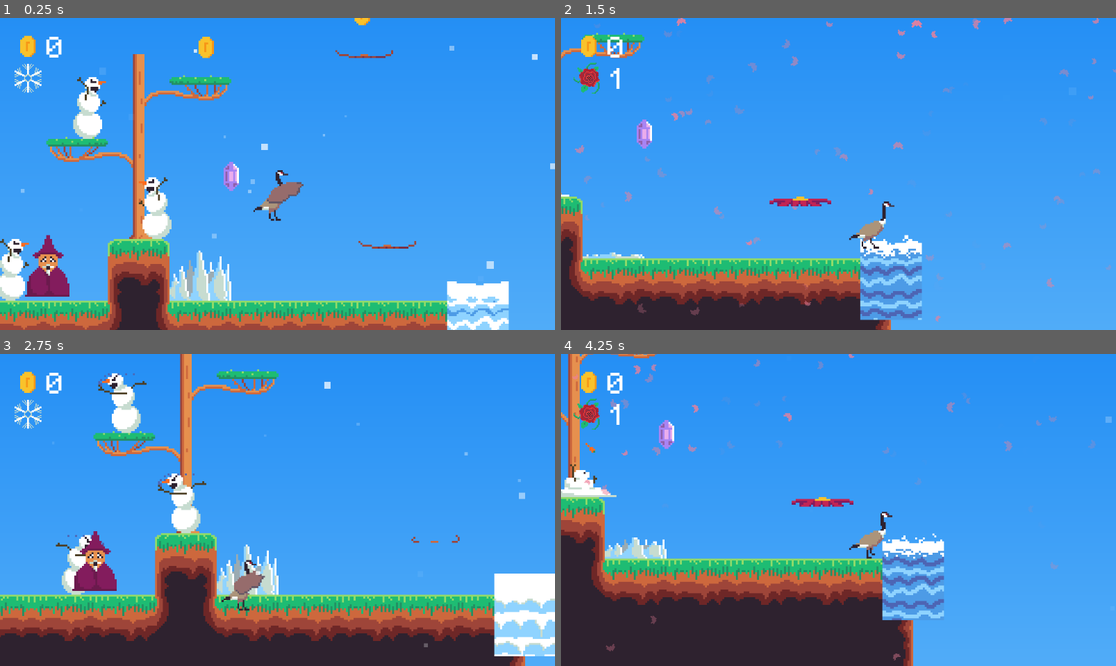
Above: before the commit, frames 1-4 (two rows, left to right).
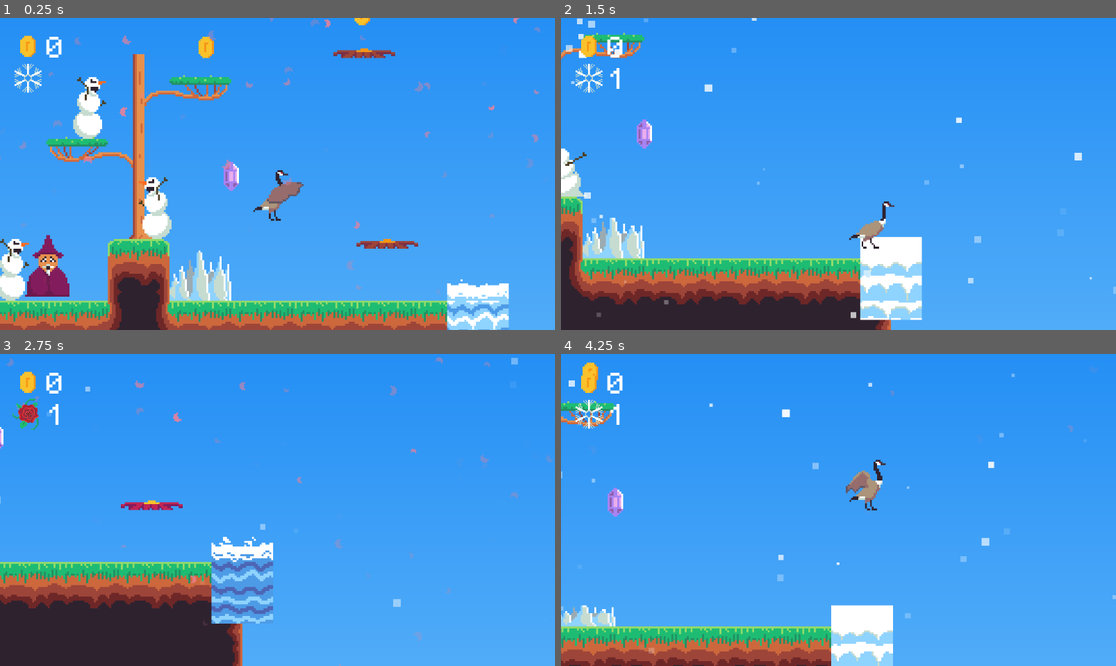
Above: after the commit, the same moments.

Repository: jbroberg42/Spring_Jam_2026
Game: Godot game, scene res://scenes/game.tscn
Same seed, same stepped clock (60 frames per second), same inputs: the game is played once before the commit and once after it.
Inputs:
- Up to frame 1 (0.25 s): no input
- Up to frame 2 (1.5 s): hold D (move_right) from 0.53 s (still down); tap E (switch) at 0.6, 1.35 s; tap Space (jump) at 0.77 s
- Up to frame 3 (2.75 s): tap Space (jump) at 1.52 s; release D (move_right) at 2.03 s; hold A (move_left) from 2.03 s (still down); tap E (switch) at 2.1 s
- Up to frame 4 (4.25 s): release A (move_left) at 2.78 s; hold D (move_right) from 2.78 s (still down); tap E (switch) at 2.85, 3.6 s; tap Space (jump) at 3.02, 3.77 s

The runs differ from the first frame. In frame 1, 2.1% of the frame differs, in the area x 0-100%, y 0-100%; in frame 2, 6.0%; in frame 3, 31%; in frame 4, 29%.
Error after the commit: Invalid access to property or key 'spring' on a base object of type 'null instance'. (res://scripts/game_state.gd:5)

Commit message:
main menu stuff, trying to start in spring

Diff:
--- a/scenes/main menu.tscn
+++ b/scenes/levels/main_menu.tscn
@@ -91,28 +91,30 @@
 "speed": 5.0
 }]
 
-[node name="Sky" type="Sprite2D" unique_id=1169360015]
+[node name="main_menu" type="Node" unique_id=859340806]
+
+[node name="Sky" type="Sprite2D" parent="." unique_id=1169360015]
 texture = SubResource("GradientTexture2D_v26od")
 
-[node name="Sprite2D" type="Sprite2D" parent="." unique_id=971608616]
+[node name="Sprite2D" type="Sprite2D" parent="Sky" unique_id=971608616]
 z_index = 1
 position = Vector2(0, -2)
 scale = Vector2(3.65625, 3.65625)
 texture = ExtResource("1_xsilq")
 
-[node name="Sprite2D2" type="Sprite2D" parent="." unique_id=2111618627]
+[node name="Sprite2D2" type="Sprite2D" parent="Sky" unique_id=2111618627]
 position = Vector2(0, 109)
 scale = Vector2(4.1875, 4.1874995)
 texture = ExtResource("2_12vek")
 
-[node name="Snow" type="GPUParticles2D" parent="Sprite2D2" unique_id=1686797525]
+[node name="Snow" type="GPUParticles2D" parent="Sky/Sprite2D2" unique_id=1686797525]
 position = Vector2(117.73134, -90.26867)
 amount = 100
 lifetime = 10.0
 preprocess = 30.0
 process_material = SubResource("ParticleProcessMaterial_vsw8r")
 
-[node name="Petals" type="GPUParticles2D" parent="Sprite2D2" unique_id=616777844]
+[node name="Petals" type="GPUParticles2D" parent="Sky/Sprite2D2" unique_id=616777844]
 position = Vector2(-97.19403, -89.313446)
 amount = 200
 texture = ExtResource("3_12vek")
@@ -120,14 +122,14 @@
 preprocess = 30.0
 process_material = SubResource("ParticleProcessMaterial_5a6dn")
 
-[node name="AnimatedSprite2D" type="AnimatedSprite2D" parent="." unique_id=200500889]
+[node name="AnimatedSprite2D" type="AnimatedSprite2D" parent="Sky" unique_id=200500889]
 position = Vector2(0, -89.99999)
 scale = Vector2(3.5, 3.5)
 sprite_frames = SubResource("SpriteFrames_4w47j")
 autoplay = "default"
 frame_progress = 0.7802515
 
-[node name="Sprite2D3" type="Sprite2D" parent="." unique_id=1792574728]
+[node name="Sprite2D3" type="Sprite2D" parent="Sky" unique_id=1792574728]
 position = Vector2(0, 162)
 scale = Vector2(4.1875005, 4.1875005)
 texture = ExtResource("5_5a6dn")
--- a/scripts/game_manager.gd
+++ b/scripts/game_manager.gd
@@ -11,6 +11,7 @@
 
 func load_next_level():
 	get_tree().change_scene_to_file(GameState.level_list[GameState.level + 1])
+	spring.emit()
 
 func switch_seasons():
 	GameState.is_winter = !GameState.is_winter
--- a/scripts/game_state.gd
+++ b/scripts/game_state.gd
@@ -1,11 +1,16 @@
 extends Node
+
+@onready var game_manager: Node = %GameManager
+func _ready():
+	game_manager.spring.connect(_on_game_manager_spring)
+	game_manager.winter.connect(_on_game_manager_winter)
 
 var score: int = 0
 var level: int = 0
 var time_taken: int = 0
-var is_winter: bool = true
+var is_winter: bool = false
 
-var ability_cooldown: int = 1
+const ABILITY_COOLDOWN: int = 1
 var ability_ready: bool = true
 
 var have_macguffin: bool = false
@@ -15,11 +20,22 @@
 	"res://scenes/level0.tscn"
 	]
 
-func reset():
+func reset_level():
+	get_tree().reload_current_scene()
+	have_macguffin = false
+	ability_ready = true
+	is_winter = false
+
+func reset_game():
 	score = 0
 	level = 0
-	time_taken = 0
-	is_winter = true
+	is_winter = false
 	have_macguffin = false
 	ability_ready = true
-	get_tree().reload_current_scene()
+	get_tree().change_scene_to_file("res://scenes/levels/main_menu.tscn")
+
+func _on_game_manager_spring() -> void:
+	is_winter = false
+
+func _on_game_manager_winter() -> void:
+	is_winter = true
--- a/scripts/killzone.gd
+++ b/scripts/killzone.gd
@@ -11,4 +11,4 @@
 
 func _on_timer_timeout():
 	Engine.time_scale = 1.0
-	GameState.reset()
+	GameState.reset_level()
--- a/scripts/player.gd
+++ b/scripts/player.gd
@@ -38,7 +38,7 @@
 	move_and_slide()
 
 func _ready() -> void:
-	$cooldown_timer.wait_time = GameState.ability_cooldown
+	$cooldown_timer.wait_time = GameState.ABILITY_COOLDOWN
 
 #check if player has switched, and check cooldown
 func _process(delta: float) -> void:
--- a/scripts/season_controller.gd
+++ b/scripts/season_controller.gd
@@ -12,7 +12,7 @@
 	cooldown_label()
 
 func cooldown_label():
-	var a = GameState.ability_cooldown
+	var a = GameState.ABILITY_COOLDOWN
 	for i in a:
 		$Label.text = str(a)
 		a -= 1
